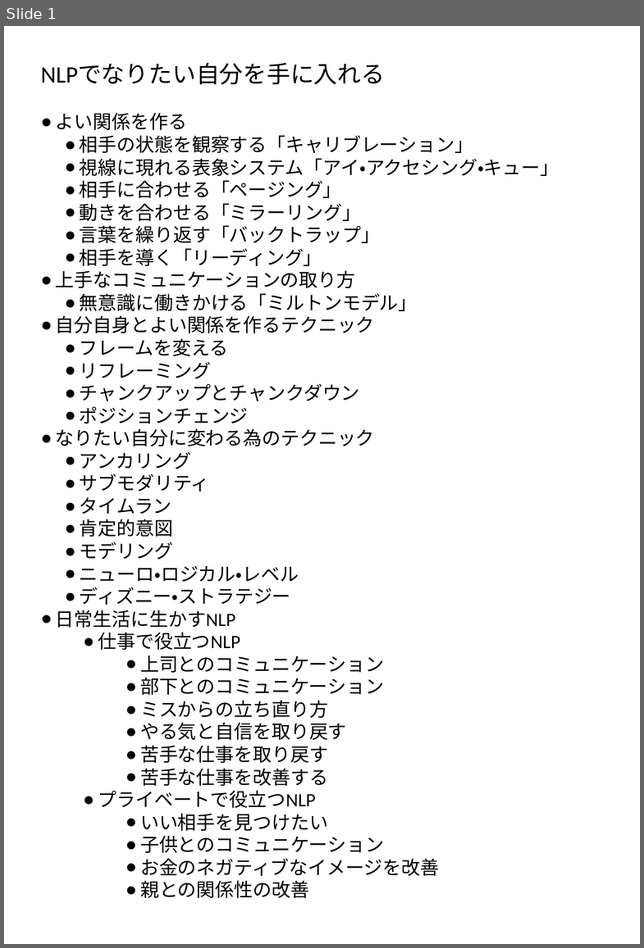
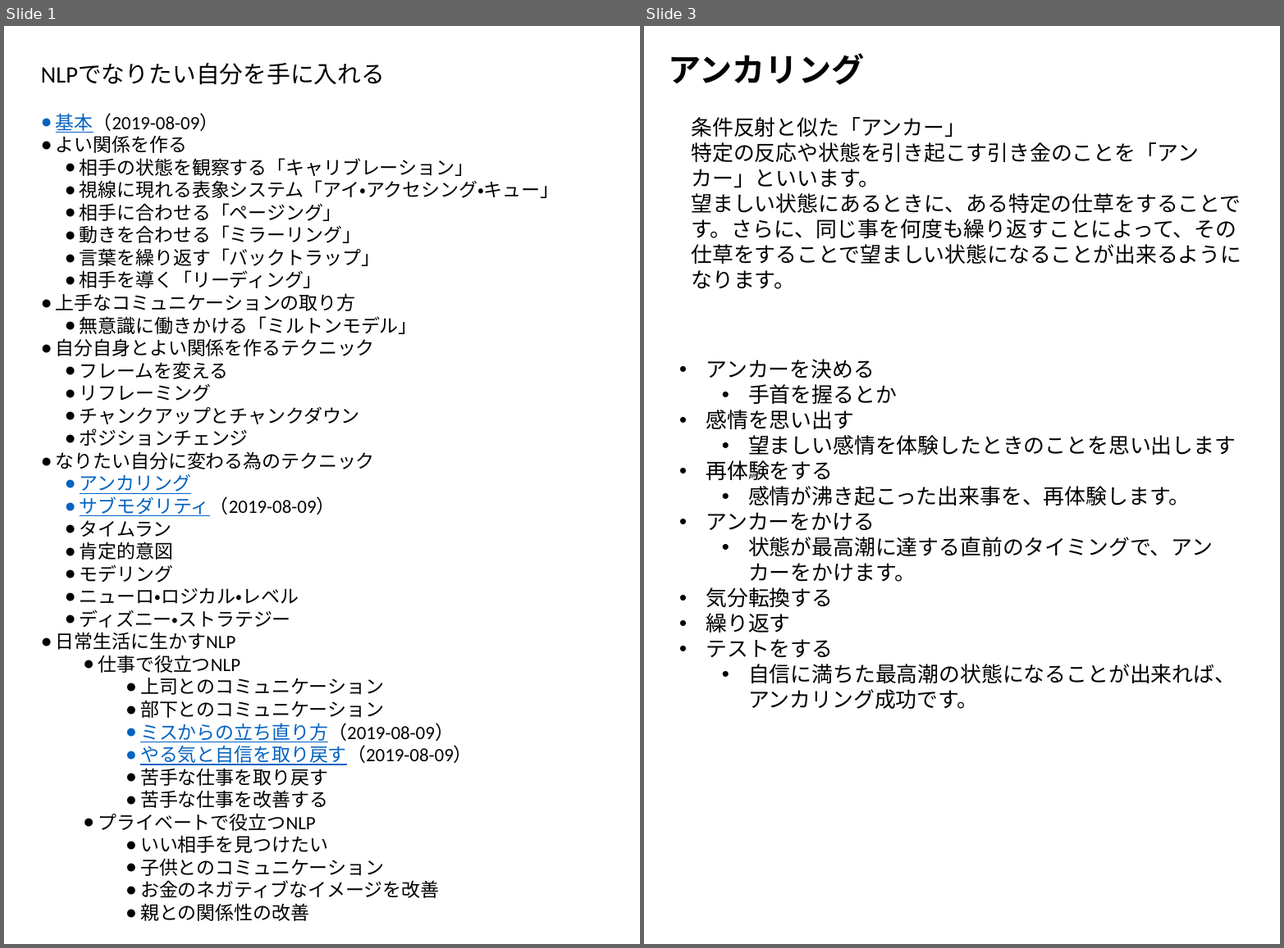
Before and after one commit to ShiccaRorl/waku_waku_homepage, a slide deck: エレメント/NLP/実践NLP.pptx. Shown side by side, each under a label of ours: slide 1 before the commit, slides 1 and 3 after it; the slides between them are not shown. The pictures are 644x948 and 1284x948 pixels, drawn with LibreOffice and Linux fonts; fonts in the diff are those of the drawing. Boxes give left, top, right and bottom in pixels: in the first picture for what was removed or moved away, otherwise in the second. Text is boxed around its words. In the diff, an @@ line names an element or a change of style, - is before the commit and + after.

```diff
--- a/エレメント/NLP/実践NLP.pptx
+++ b/エレメント/NLP/実践NLP.pptx
@@ slide 3 added at bbox=[644, 26, 1280, 944], background #FFFFFF @@
@@ text added at bbox=[668, 53, 864, 85], 28 pt, text #000000, bold @@
+  アンカリング
@@ text added at bbox=[691, 117, 1241, 289], 18 pt, text #000000 @@
+条件反射と似た「アンカー」
+特定の反応や状態を引き起こす引き金のことを「アンカー」といいます。
+望ましい状態にあるときに、ある特定の仕草をすることです。さらに、同じ事を何度も繰り返すことによって、その仕草をすることで望ましい状態になることが出来るようになります。
@@ text added at bbox=[705, 359, 1235, 709], 18 pt, text #000000 @@
+• アンカーを決める
+  • 手首を握るとか
+• 感情を思い出す
+  • 望ましい感情を体験したときのことを思い出します
+• 再体験をする
+  • 感情が沸き起こった出来事を、再体験します。
+• アンカーをかける
+  • 状態が最高潮に達する直前のタイミングで、アンカーをかけます。
+• 気分転換する
+• 繰り返す
+• テストをする
+  • 自信に満ちた最高潮の状態になることが出来れば、アンカリング成功です。
@@ slide 1 changed as well @@
@@ text at bbox=[56, 113, 219, 133]: paragraph added @@
+● 基本（2019-08-09）
@@ text at bbox=[79, 475, 191, 494]: text colour #000000 to #0563C1, underline on in "アンカリング" @@
@@ text at bbox=[79, 497, 335, 516]: text changed @@
-  ● サブモダリティ
+  ● サブモダリティ（2019-08-09）
@@ text at bbox=[140, 723, 472, 766]: text changed @@
-    ● ミスからの立ち直り方
-    ● やる気と自信を取り戻す
+    ● ミスからの立ち直り方（2019-08-09）
+    ● やる気と自信を取り戻す（2019-08-09）
```
Also in this commit, not shown: 4 other slides added, 1 slide removed.
